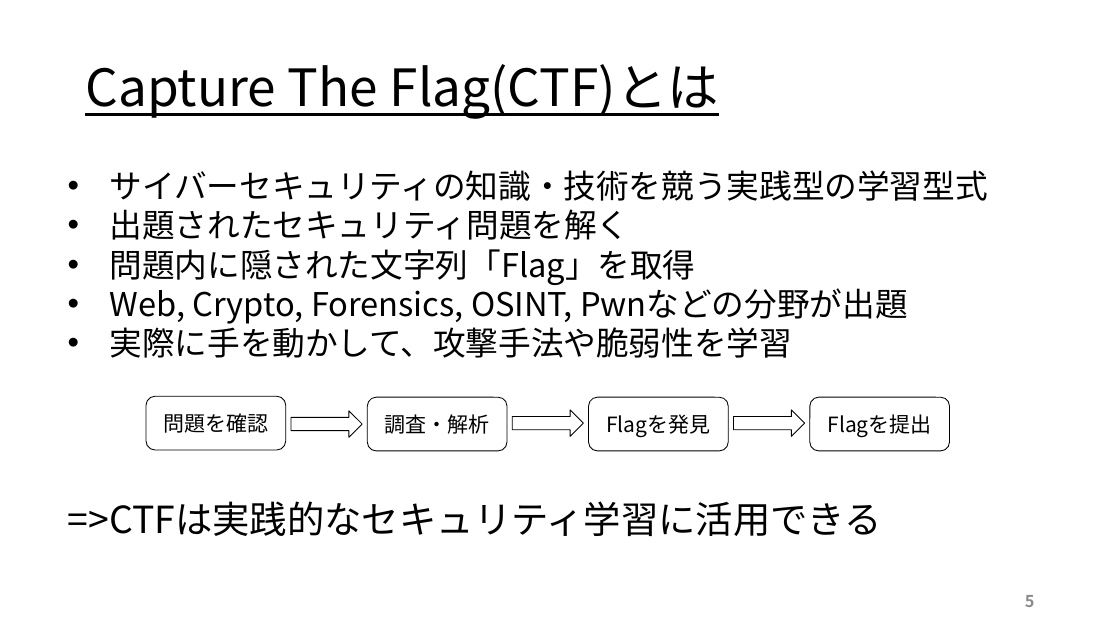
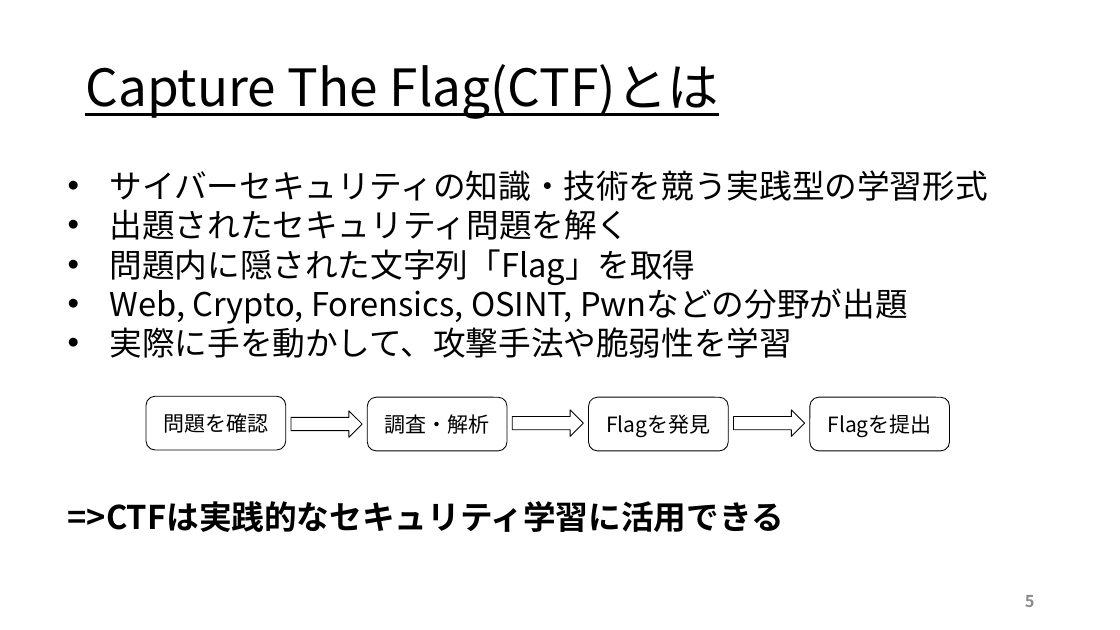
Before and after one commit to kuwaChang/kuwaCTF, a slide deck: slide 5 of 2026-10-15-j123109桑原光太朗.pptx. Drawn at 1120x630 pixels with LibreOffice and Linux fonts; fonts in the diff are those of the drawing. Boxes give left, top, right and bottom in pixels: in the first picture for what was removed or moved away, otherwise in the second. Text is boxed around its words. In the diff, an @@ line names an element or a change of style, - is before the commit and + after.

```diff
--- a/2026-10-15-j123109桑原光太朗.pptx
+++ b/2026-10-15-j123109桑原光太朗.pptx
@@ text at (110, 170, 988, 201): text changed @@
-  • サイバーセキュリティの知識・技術を競う実践型の学習型式
+  • サイバーセキュリティの知識・技術を競う実践型の学習形式
@@ text at (68, 501, 784, 532): size 32 to 28 pt, bold on in "=>CTFは実践的なセキュリティ学習に活用できる" @@
```
Also in this commit, not shown: 10 other slides changed, 1 other file.
